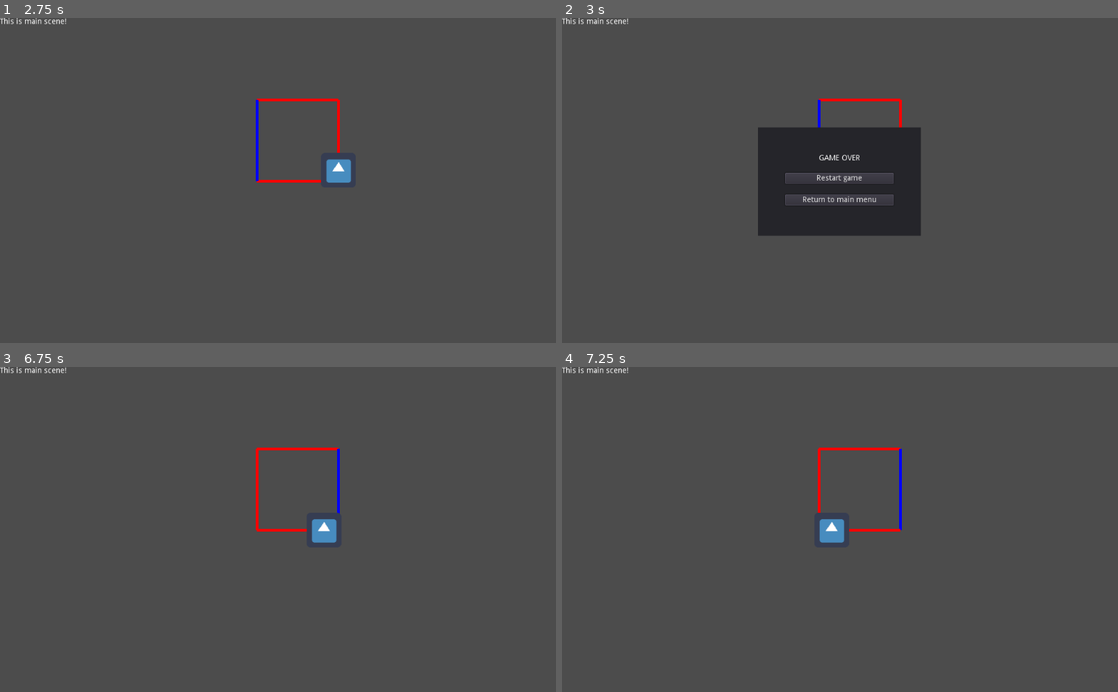
Above: before the commit, frames 1-4 (two rows, left to right).
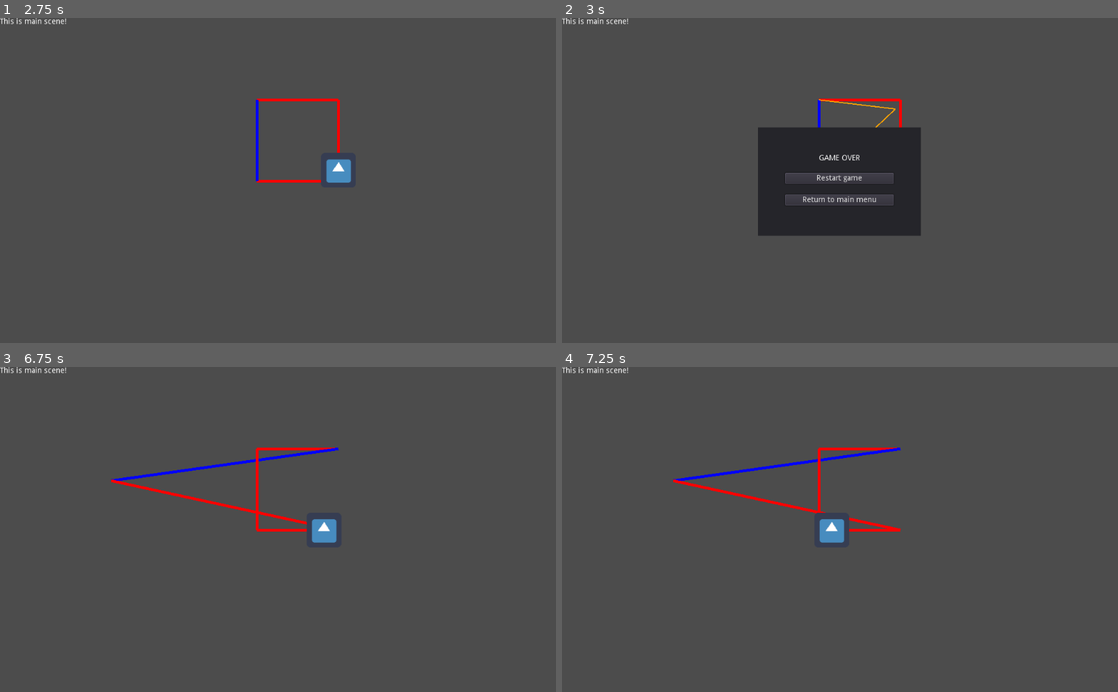
Above: after the commit, the same moments.

Repository: moisesjbc/ufo-taxi
Game: Godot game, scene res://main/main.tscn
The game is run twice, just before and just after one commit, with the same random seed, the same clock (stepped at 60 frames per second) and the same inputs. The engine's default icon, where the game draws it, is replaced by a stand-in: a white triangle on a blue panel in a dark square.
Inputs (mouse positions are in pixels of both pictures, inside the frame that each line leads up to):
- Up to frame 1 (2.75 s): move the mouse to (400, 164) at 0.52 s; hold Up (ui_up) 0.53-1.25 s; click (400, 164) at 0.67 s; click "Restart game" at 1.25 s; move the mouse to (166, 196) at 2.02 s; click (166, 196) at 2.17 s
- Up to frame 2 (3 s): move the mouse to (895, 109) at 2.77 s; hold Up (ui_up) from 2.78 s (still down); click (895, 109) at 2.92 s
- Up to frame 3 (6.75 s): release Up (ui_up) at 3.5 s; click "Restart game" at 3.5 s; move the mouse to (250, 594) at 4.27 s; hold Up (ui_up) 4.28-5 s; click (250, 594) at 4.42 s; click "Restart game" at 5 s; move the mouse to (444, 578) at 5.77 s; click (444, 578) at 5.92 s; move the mouse to (111, 480) at 6.52 s; click (111, 480) at 6.67 s
- Up to frame 4 (7.25 s): no input

Frame 1 is identical in both runs. In frame 2, less than 0.1% of the frame differs, in the area x 46-60%, y 25-34%; in frame 3, 0.8%; in frame 4, 0.9%, in the area x 20-62%, y 24-51%.

Commit message:
Added edge split

Diff:
--- a/godot-project/gameplay/player_train/player_train.gd
+++ b/godot-project/gameplay/player_train/player_train.gd
@@ -43,3 +43,9 @@
 		next_node_index -= 1
 		if current_node_index < 0:
 			current_node_index = len(railtrack.nodes) - 1
+
+
+func _on_railtrack_node_added(node_index):
+	if node_index <= current_node_index:
+		current_node_index = railtrack.get_next_index(current_node_index)
+		next_node_index = railtrack.get_next_index(next_node_index)
--- a/godot-project/gameplay/railtrack/railtrack.gd
+++ b/godot-project/gameplay/railtrack/railtrack.gd
@@ -15,8 +15,10 @@
 var current_edge = null
 
 signal node_removed
+signal node_added
 
 func _ready():
+	var a = [0, 1, 2]
 	nodes = initial_nodes
 	change_state("selection")
 
@@ -120,3 +122,8 @@
 		emit_signal("node_removed", current_node)
 		current_node = null
 		update()
+
+func add_node(new_position):
+	nodes.insert(current_edge + 1, to_local(new_position))
+	emit_signal("node_added", current_edge + 1)
+	update()
--- a/godot-project/gameplay/railtrack/railtrack.tscn
+++ b/godot-project/gameplay/railtrack/railtrack.tscn
@@ -38,7 +38,7 @@
 margin_bottom = 44.0
 text = "Cancel"
 
-[node name="edge_selected" type="Node" parent="states"]
+[node name="edge_selected" type="Node2D" parent="states"]
 script = ExtResource( 4 )
 [connection signal="pressed" from="states/node_selected/buttons_container/remove_button" to="states/node_selected" method="_on_remove_button_pressed"]
 [connection signal="pressed" from="states/node_selected/buttons_container/cancel_button" to="states/node_selected" method="_on_cancel_button_pressed"]
--- a/godot-project/gameplay/railtrack/states/edge_selected.gd
+++ b/godot-project/gameplay/railtrack/states/edge_selected.gd
@@ -1,10 +1,34 @@
-extends Node
+extends Node2D
 
 var railtrack = null
 
+var src_position = null
+var dst_position = null
+var event_mouse_position = null
+
 func start():
+	src_position = railtrack.to_global(railtrack.nodes[railtrack.current_edge])
+	dst_position = railtrack.to_global(railtrack.nodes[railtrack.get_next_index(railtrack.current_edge)])
 	print("Edge selected!")
 
+
 func input(event):
-	if event is InputEventMouseButton and event.button_index == BUTTON_RIGHT:
-		railtrack.change_state("selection")
+	if event is InputEventMouseMotion:
+		event_mouse_position = event.position
+		update()
+	elif event is InputEventMouseButton:
+		if event.button_index == BUTTON_LEFT and event.pressed:
+			railtrack.add_node(event_mouse_position)
+			railtrack.change_state("selection")
+			event_mouse_position = null
+			update()
+		elif event.button_index == BUTTON_RIGHT:
+			railtrack.change_state("selection")
+			event_mouse_position = null
+			update()
+
+
+func _draw():
+	if event_mouse_position != null:
+		draw_line(src_position, event_mouse_position, Color.orange, 2)
+		draw_line(dst_position, event_mouse_position, Color.orange, 2)
--- a/godot-project/gameplay/railtrack/states/selection.gd
+++ b/godot-project/gameplay/railtrack/states/selection.gd
@@ -17,5 +17,5 @@
 				var closest_edge = railtrack.get_closest_edge(mouse_position, node_index)
 				railtrack.highlight_edge(closest_edge)
 
-	elif event is InputEventMouseButton and event.button_index == BUTTON_LEFT:
+	elif event is InputEventMouseButton and event.button_index == BUTTON_LEFT and event.pressed:
 		railtrack.confirm_current_selection()
--- a/godot-project/main/main.tscn
+++ b/godot-project/main/main.tscn
@@ -28,4 +28,5 @@
 [node name="player_train" parent="railtrack" instance=ExtResource( 5 )]
 position = Vector2( -323.269, -1.12244 )
 [connection signal="game_over" from="." to="." method="_on_main_game_over"]
+[connection signal="node_added" from="railtrack" to="railtrack/player_train" method="_on_railtrack_node_added"]
 [connection signal="node_removed" from="railtrack" to="railtrack/player_train" method="_on_railtrack_node_removed"]
